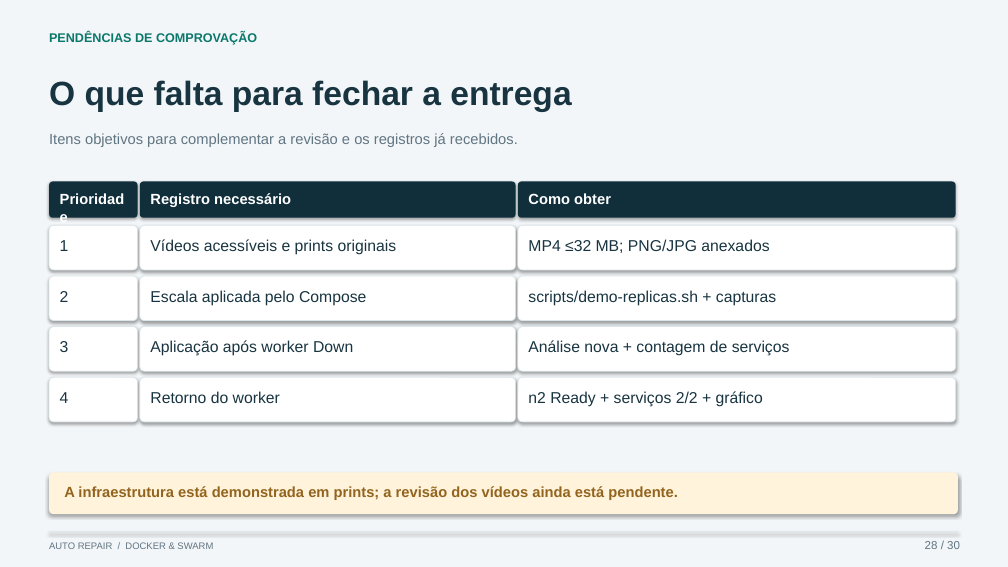
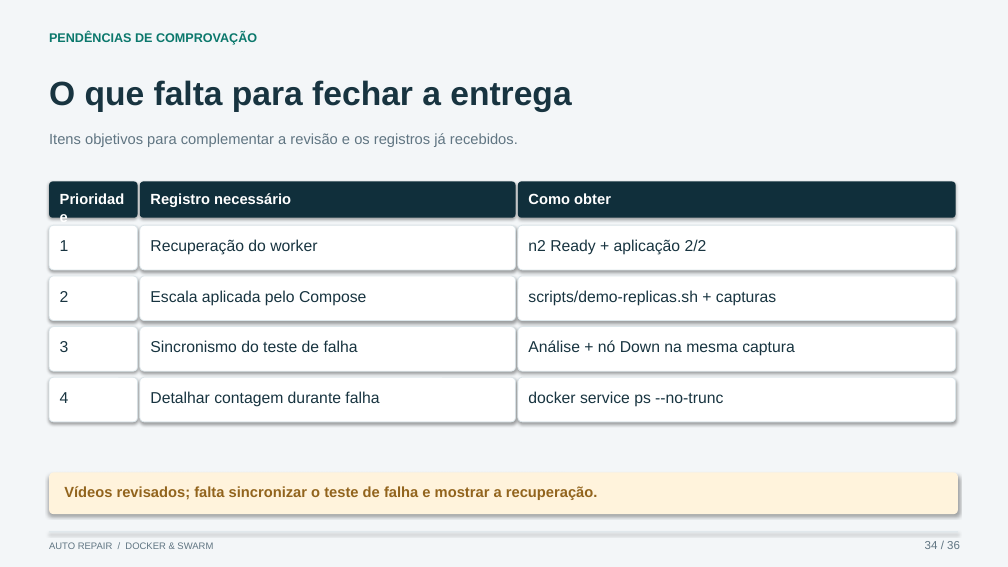
Before and after one commit to KaykyMatos845/auto-repair-budget-agent, a slide deck: slide 34 of public/auto-repair-apresentacao-demonstracao.pptx (slide 28 before the commit). Drawn at 1008x567 pixels with LibreOffice and Linux fonts; fonts in the diff are those of the drawing. Boxes give left, top, right and bottom in pixels: in the first picture for what was removed or moved away, otherwise in the second. Text is boxed around its words. In the diff, an @@ line names an element or a change of style, - is before the commit and + after.

```diff
--- a/public/auto-repair-apresentacao-demonstracao.pptx
+++ b/public/auto-repair-apresentacao-demonstracao.pptx
@@ text at [150,239,317,255]: text changed @@
-Vídeos acessíveis e prints originais
+Recuperação do worker
@@ text at [528,239,707,255]: text changed @@
-MP4 ≤32 MB; PNG/JPG anexados
+n2 Ready + aplicação 2/2
@@ text at [150,340,358,352]: text changed @@
-Aplicação após worker Down
+Sincronismo do teste de falha
@@ text at [528,340,794,356]: text changed @@
-Análise nova + contagem de serviços
+Análise + nó Down na mesma captura
@@ text at [150,391,379,407]: text changed @@
-Retorno do worker
+Detalhar contagem durante falha
@@ text at [528,391,723,407]: text changed @@
-n2 Ready + serviços 2/2 + gráfico
+docker service ps --no-trunc
@@ text at [64,486,598,500]: text changed @@
-A infraestrutura está demonstrada em prints; a revisão dos vídeos ainda está pendente.
+Vídeos revisados; falta sincronizar o teste de falha e mostrar a recuperação.
@@ text at [925,541,960,549]: text changed @@
-28 / 30
+34 / 36
```
Also in this commit, not shown: 29 other slides changed, 6 slides added, 17 other files.
